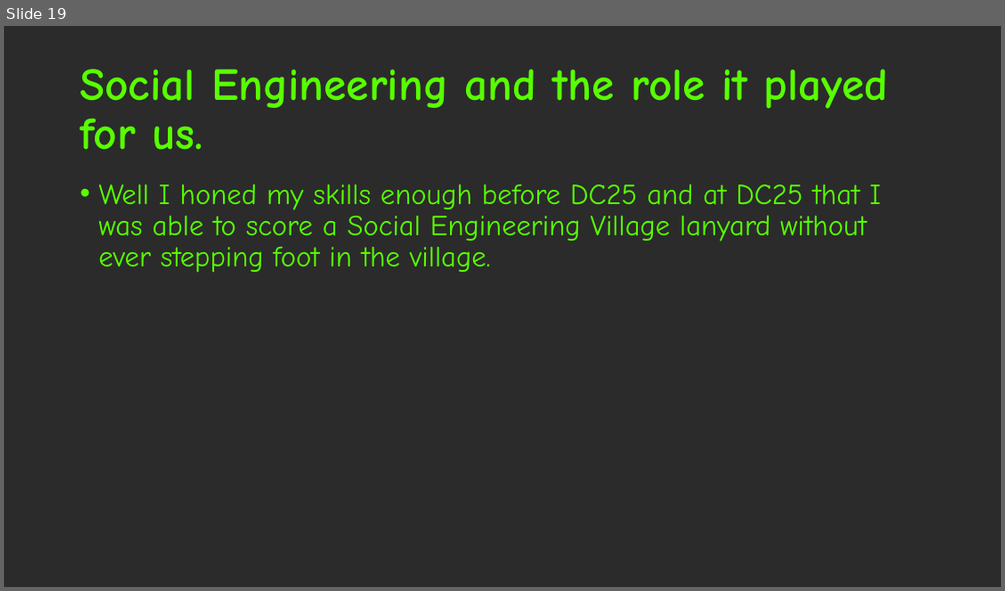
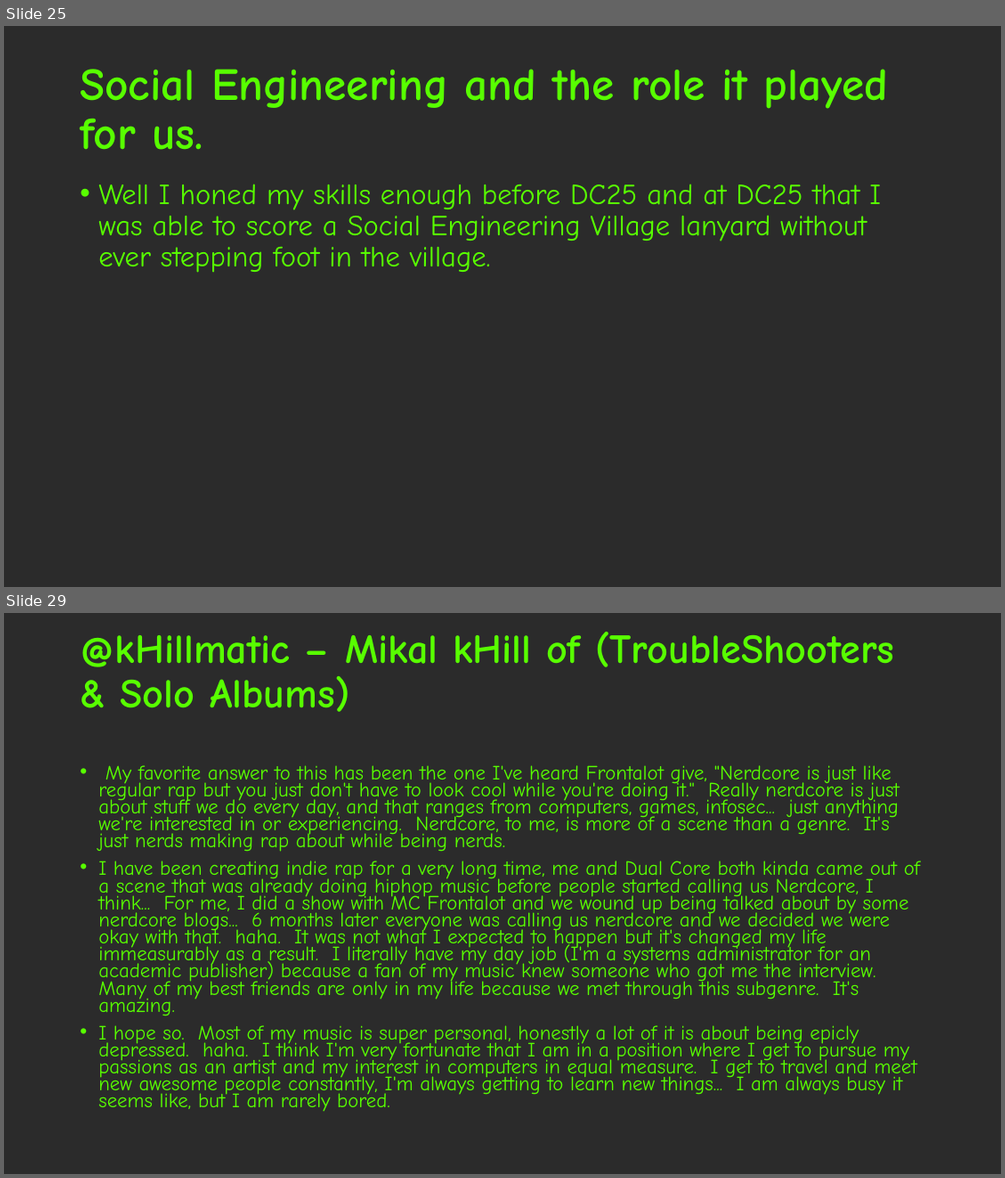
Before and after one commit to Kirball/b-sides-jax-talk, a slide deck: #BadgeLife, alternative currencies, the barter [Autosaved].pptx. Shown one above the other, each under a label of ours: slide 19 before the commit, slides 25 and 29 after it; the slides between them are not shown. The pictures are 1005x591 and 1005x1178 pixels, drawn with LibreOffice and Linux fonts; fonts in the diff are those of the drawing; background and template pictures are left out; a plain dark background stands for a picture behind light text. Boxes give left, top, right and bottom in pixels: in the first picture for what was removed or moved away, otherwise in the second. Text is boxed around its words. In the diff, an @@ line names an element or a change of style, - is before the commit and + after.

```diff
--- a/#BadgeLife, alternative currencies, the barter [Autosaved].pptx
+++ b/#BadgeLife, alternative currencies, the barter [Autosaved].pptx
@@ slide 29 added at (4,613,1001,1174), background picture (left out) @@
@@ title added at (80,632,894,712), 39.6 pt, text #58FF00, bold @@
+@kHillmatic – Mikal kHill of (TroubleShooters & Solo Albums)
@@ text added at (98,765,920,1111), 19.6 pt, text #58FF00 @@
+• My favorite answer to this has been the one I've heard Frontalot give, "Nerdcore is just like regular rap but you just don't have to look cool while you're doing it." Really nerdcore is just about stuff we do every day, and that ranges from computers, games, infosec... just anything we're interested in or experiencing. Nerdcore, to me, is more of a scene than a genre. It's just nerds making rap about while being nerds.
+• I have been creating indie rap for a very long time, me and Dual Core both kinda came out of a scene that was already doing hiphop music before people started calling us Nerdcore, I think... For me, I did a show with MC Frontalot and we wound up being talked about by some nerdcore blogs... 6 months later everyone was calling us nerdcore and we decided we were okay with that. haha. It was not what I expected to happen but it's changed my life immeasurably as a result. I literally have my day job (I'm a systems administrator for an academic publisher) because a fan of my music knew someone who got me the interview. Many of my best friends are only in my life because we met through this subgenre. It's amazing.
+• I hope so. Most of my music is super personal, honestly a lot of it is about being epicly depressed. haha. I think I'm very fortunate that I am in a position where I get to pursue my passions as an artist and my interest in computers in equal measure. I get to travel and meet new awesome people constantly, I'm always getting to learn new things... I am always busy it seems like, but I am rarely bored.
@@ what was slide 19 is now slide 25 @@
```
Also in this commit, not shown: 10 slides changed, 9 other slides added.
